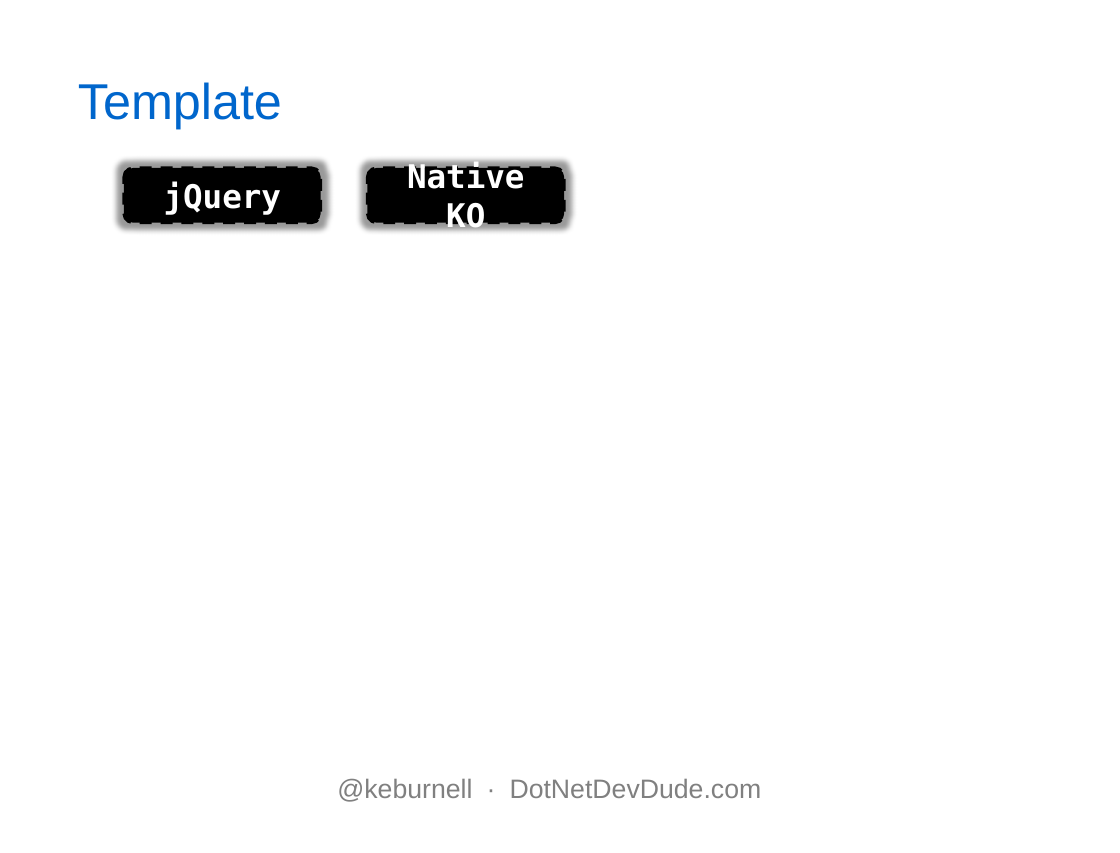
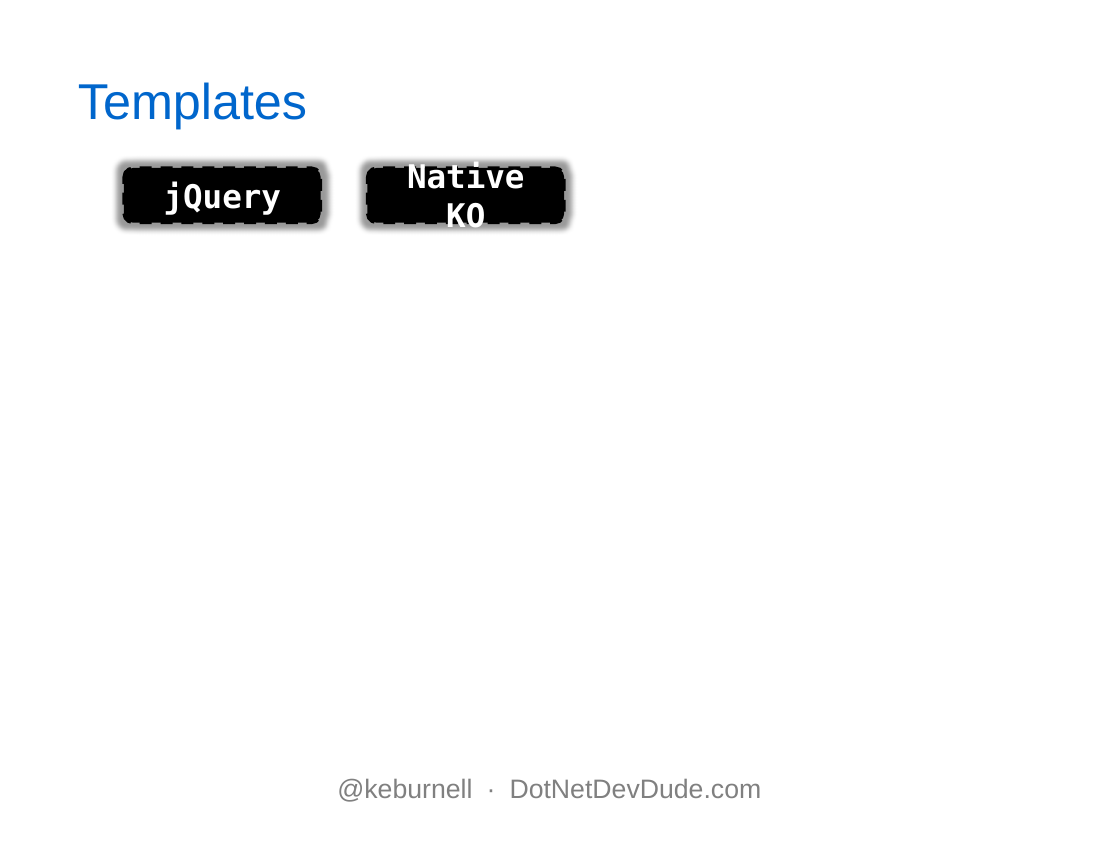
Before and after one commit to kburnell/KO_Your_MVC, a slide deck: slide 14 of KOyourMVC.pptx. Drawn at 1120x853 pixels with LibreOffice and Linux fonts; fonts in the diff are those of the drawing; background and template pictures are left out. Boxes give left, top, right and bottom in pixels: in the first picture for what was removed or moved away, otherwise in the second. Text is boxed around its words. In the diff, an @@ line names an element or a change of style, - is before the commit and + after.

```diff
--- a/KOyourMVC.pptx
+++ b/KOyourMVC.pptx
@@ title at bbox=[78, 82, 307, 129]: text changed @@
-Template
+Templates
```
Also in this commit, not shown: 2 other slides changed, 6 slides added, 2 other files.
